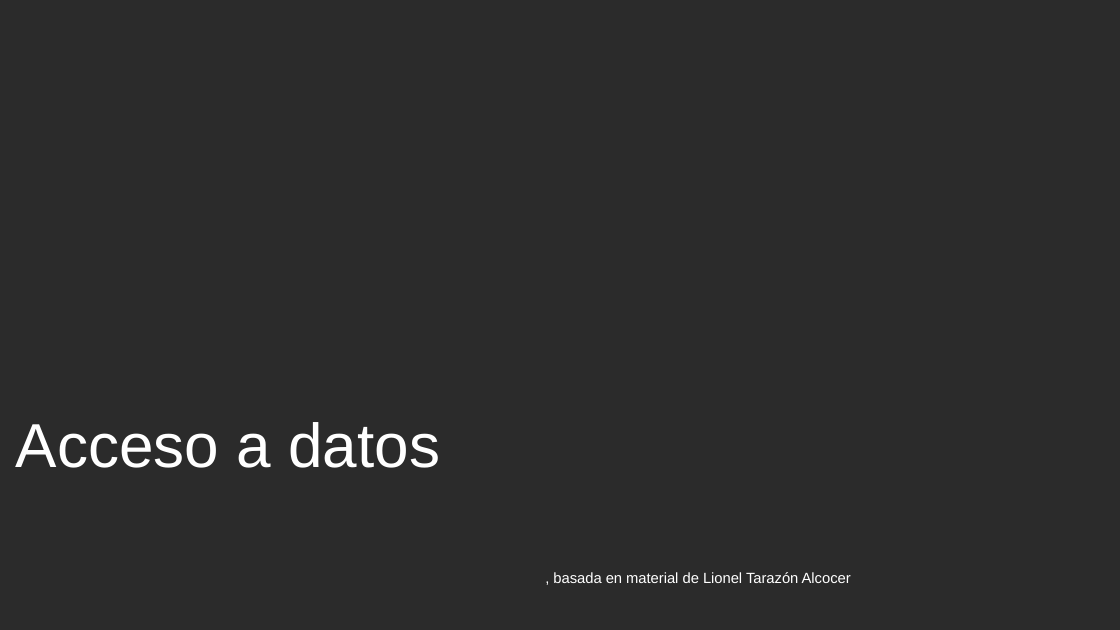
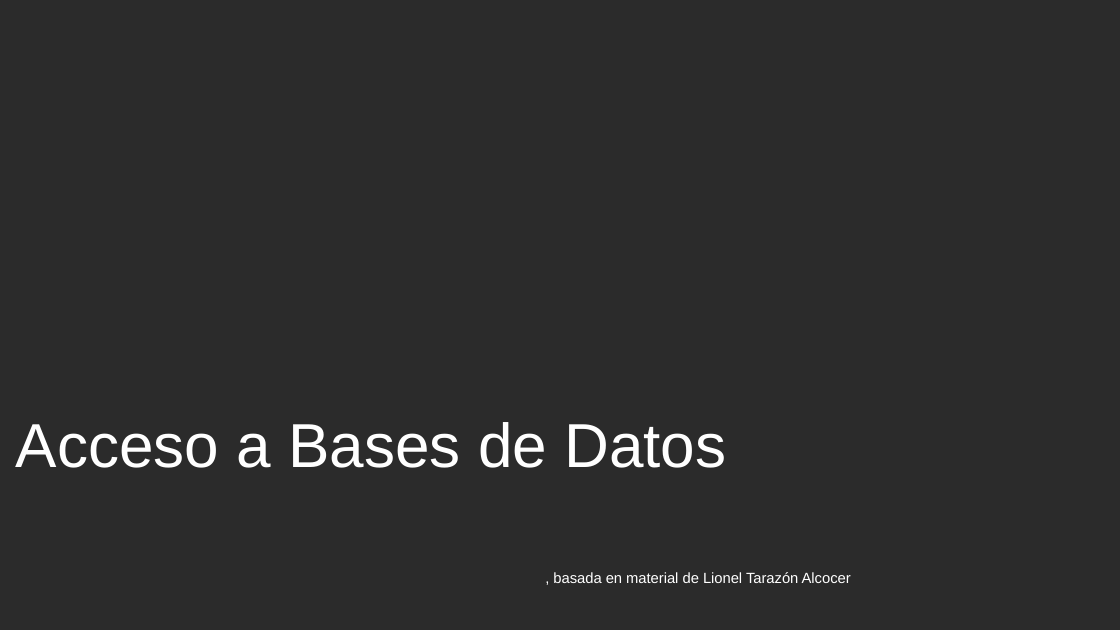
Before and after one commit to cmorenoruiz/ApuntesProgramacion, a slide deck: slide 1 of Unidad 13 Acceso a Bases de Datos/Acceso a BD Presentación para clase.odp. Drawn at 1120x630 pixels with LibreOffice and Linux fonts; fonts in the diff are those of the drawing; background and template pictures are left out; a plain dark background stands for a picture behind light text. Boxes give left, top, right and bottom in pixels: in the first picture for what was removed or moved away, otherwise in the second. Text is boxed around its words. In the diff, an @@ line names an element or a change of style, - is before the commit and + after.

```diff
--- a/Unidad 13 Acceso a Bases de Datos/Acceso a BD Presentación para clase.odp
+++ b/Unidad 13 Acceso a Bases de Datos/Acceso a BD Presentación para clase.odp
@@ title at bbox=[16, 422, 726, 468]: text changed @@
-Acceso a datos
+Acceso a Bases de Datos
```
Also in this commit, not shown: 3 other slides changed, 14 slides added, 1 slide removed.
